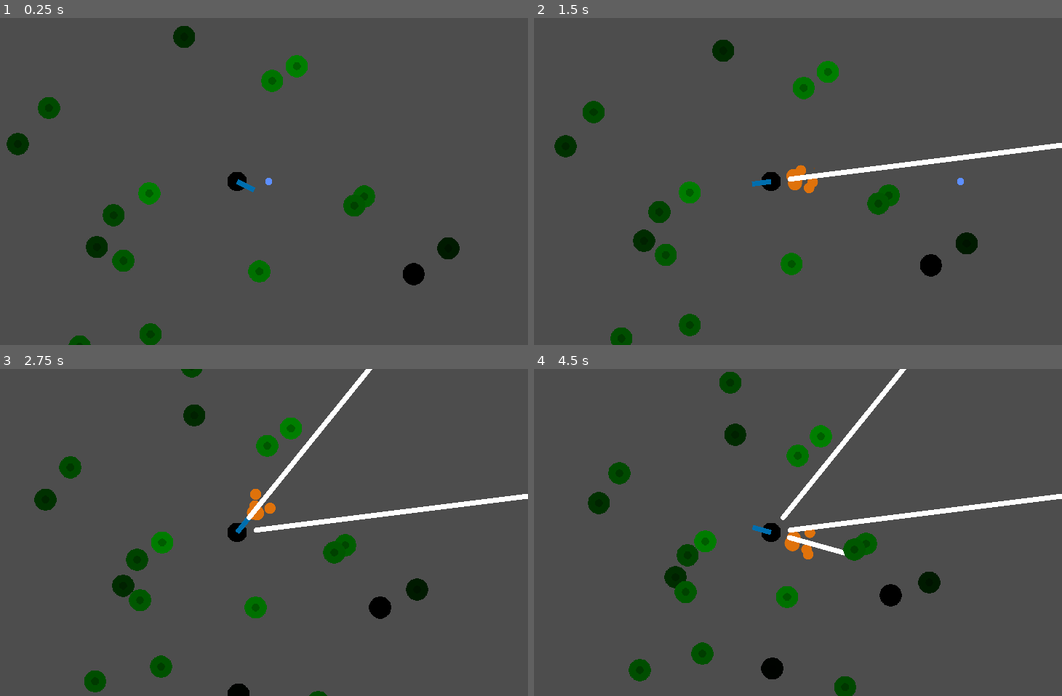
Above: before the commit, frames 1-4 (two rows, left to right).
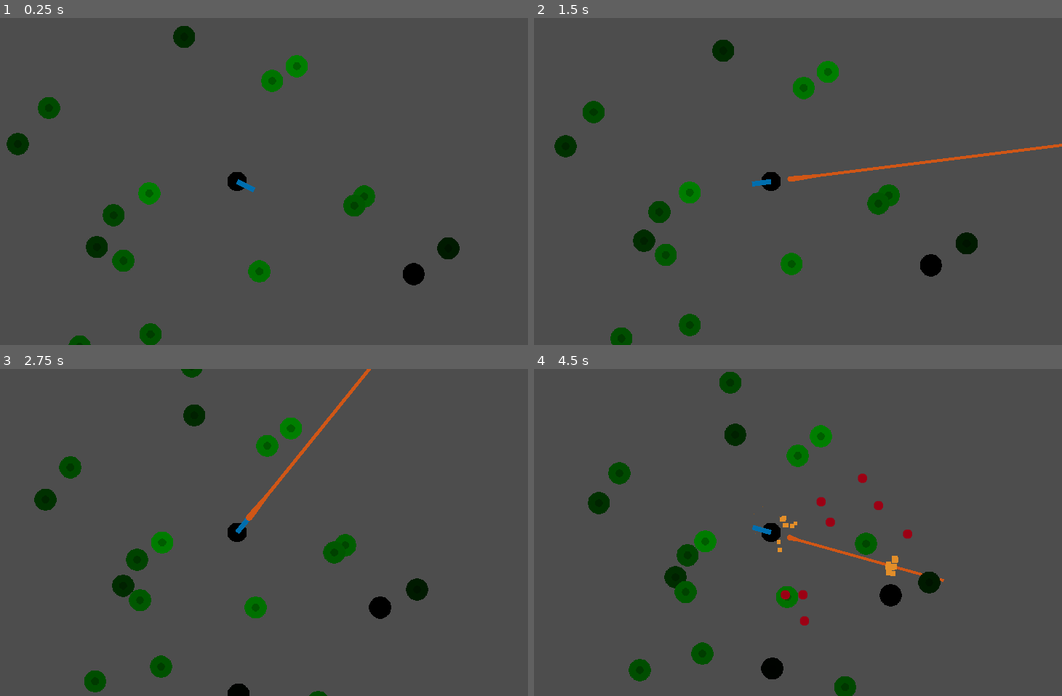
Above: after the commit, the same moments.

Repository: graywes/zombie-game
Game: Godot game, scene res://game.tscn
The game is run twice, just before and just after one commit, with the same random seed, the same clock (stepped at 60 frames per second) and the same inputs.
Inputs (mouse positions are in pixels of both pictures, inside the frame that each line leads up to):
- Up to frame 1 (0.25 s): no input
- Up to frame 2 (1.5 s): move the mouse to (898, 165) at 0.52 s; press the mouse at (898, 165) at 0.53 s; move the mouse to (655, 197) at 1.27 s; release the mouse at (655, 197) at 1.28 s; click (655, 197) at 1.35 s
- Up to frame 3 (2.75 s): move the mouse to (295, 460) at 2.02 s; press the mouse at (295, 460) at 2.03 s
- Up to frame 4 (4.5 s): move the mouse to (739, 597) at 2.77 s; release the mouse at (739, 597) at 2.78 s; click (739, 597) at 2.85 s; move the mouse to (945, 581) at 3.52 s; press the mouse at (945, 581) at 3.53 s; move the mouse to (597, 483) at 4.27 s; release the mouse at (597, 483) at 4.28 s; click (597, 483) at 4.35 s

The runs differ from the first frame. In frame 1, less than 0.1% of the frame differs, in the area x 50-52%, y 48-52%; in frame 2, 1.1%; in frame 3, 1.6%; in frame 4, 2.5%, in the area x 41-100%, y 0-79%.

Commit message:
ray complete

Diff:
--- a/game.tscn
+++ b/game.tscn
@@ -1,10 +1,9 @@
-[gd_scene load_steps=13 format=3 uid="uid://bjhdatq1hyiyd"]
+[gd_scene load_steps=12 format=3 uid="uid://bjhdatq1hyiyd"]
 
 [ext_resource type="Script" path="res://player.gd" id="1_madr5"]
 [ext_resource type="Script" path="res://shoot.gd" id="2_fh18r"]
 [ext_resource type="Script" path="res://cam.gd" id="3_juojs"]
 [ext_resource type="AudioStream" uid="uid://bdf3sr7oi4q01" path="res://powerUp.wav" id="3_wwuyq"]
-[ext_resource type="PackedScene" uid="uid://dy33b3ywj0nj2" path="res://bullet.tscn" id="4_7fa4x"]
 [ext_resource type="PackedScene" uid="uid://ceshkegx4qdjf" path="res://zom.tscn" id="4_unbbl"]
 
 [sub_resource type="Gradient" id="Gradient_ykhhy"]
@@ -100,7 +99,5 @@
 
 [node name="zom" parent="." instance=ExtResource("4_unbbl")]
 
-[node name="bullet" parent="." instance=ExtResource("4_7fa4x")]
-
 [connection signal="body_entered" from="Sprite2D/Area2D" to="Sprite2D" method="_on_area_2d_body_entered"]
 [connection signal="timeout" from="Camera2D/Timer" to="Camera2D" method="_on_timer_timeout"]
--- a/ray.gd
+++ b/ray.gd
@@ -1,15 +1,25 @@
 extends RayCast2D
-
+var shot = preload("res://shot.tscn")
 
 # Called when the node enters the scene tree for the first time.
 func _ready() -> void:
 	force_raycast_update()
 	if is_colliding():
-		get_collider().get_parent().hit(2)
-		$"../Line2D".points[1] = to_local(get_collision_point())
+		get_collider().get_parent().hit(4)
+		$"../Line2D".points[-1] = to_local(get_collision_point())
+		var part = shot.instantiate()
+		part.position = get_collision_point()
+		part.emitting = true
+		part.rotation = global_rotation + deg_to_rad(180)
+		$"../".add_sibling(part)
 	pass # Replace with function body.
 
 
 # Called every frame. 'delta' is the elapsed time since the previous frame.
 func _process(delta: float) -> void:
 	pass
+
+
+func _on_animation_player_animation_finished(anim_name: StringName) -> void:
+	$"..".queue_free()
+	pass # Replace with function body.
--- a/ray.tscn
+++ b/ray.tscn
@@ -1,13 +1,67 @@
-[gd_scene load_steps=2 format=3 uid="uid://cl28nsj11oeda"]
+[gd_scene load_steps=6 format=3 uid="uid://cl28nsj11oeda"]
 
 [ext_resource type="Script" path="res://ray.gd" id="1_4hng2"]
+
+[sub_resource type="Curve" id="Curve_rqpj3"]
+max_value = 2.0
+_data = [Vector2(0, 2), 0.0, 0.0, 0, 0, Vector2(0.077, 1), 0.0, 0.0, 0, 0]
+point_count = 2
+
+[sub_resource type="Animation" id="Animation_1r7so"]
+resource_name = "ray"
+length = 0.3
+tracks/0/type = "value"
+tracks/0/imported = false
+tracks/0/enabled = true
+tracks/0/path = NodePath("../Line2D:width")
+tracks/0/interp = 1
+tracks/0/loop_wrap = true
+tracks/0/keys = {
+"times": PackedFloat32Array(0, 0.3),
+"transitions": PackedFloat32Array(3.13834, 1),
+"update": 0,
+"values": [10.0, 0.0]
+}
+
+[sub_resource type="Animation" id="Animation_7ipxn"]
+length = 0.001
+tracks/0/type = "value"
+tracks/0/imported = false
+tracks/0/enabled = true
+tracks/0/path = NodePath("../Line2D:width")
+tracks/0/interp = 1
+tracks/0/loop_wrap = true
+tracks/0/keys = {
+"times": PackedFloat32Array(0),
+"transitions": PackedFloat32Array(1),
+"update": 0,
+"values": [10.0]
+}
+
+[sub_resource type="AnimationLibrary" id="AnimationLibrary_4bpnl"]
+_data = {
+"RESET": SubResource("Animation_7ipxn"),
+"ray": SubResource("Animation_1r7so")
+}
 
 [node name="Node2D" type="Node2D"]
 
 [node name="RayCast2D" type="RayCast2D" parent="."]
+position = Vector2(-40, 0)
 target_position = Vector2(10000, 0)
 script = ExtResource("1_4hng2")
 
 [node name="Line2D" type="Line2D" parent="."]
-points = PackedVector2Array(0, 0, 1000, 0)
+points = PackedVector2Array(0, 0, 20, 0, 35, 0, 60, 0, 1000, 0)
+width_curve = SubResource("Curve_rqpj3")
+default_color = Color(0.815412, 0.336549, 0.0865223, 1)
 begin_cap_mode = 2
+
+[node name="AnimationPlayer" type="AnimationPlayer" parent="."]
+root_node = NodePath("../Line2D")
+libraries = {
+"": SubResource("AnimationLibrary_4bpnl")
+}
+autoplay = "ray"
+
+[connection signal="animation_finished" from="AnimationPlayer" to="RayCast2D" method="_on_animation_player_animation_finished"]
--- a/shoot.gd
+++ b/shoot.gd
@@ -17,9 +17,9 @@
 		bullet.rotation = rotation
 		bullet.position = Vector2(cos(rotation), sin(rotation)) * 38
 		$AnimationPlayer.stop()
-		var part = shot.instantiate()
-		part.emitting = true
-		$Node2D.add_child(part)
+		#var part = shot.instantiate()
+		#part.emitting = true
+		#$Node2D.add_child(part)
 		$AnimationPlayer.play("shoot")
 		add_sibling(bullet)
 		$Timer.start()
--- a/shot.tscn
+++ b/shot.tscn
@@ -25,34 +25,23 @@
 [sub_resource type="ParticleProcessMaterial" id="ParticleProcessMaterial_ti5fv"]
 particle_flag_disable_z = true
 spread = 14.68
-initial_velocity_min = 200.0
-initial_velocity_max = 350.0
+initial_velocity_min = 350.0
+initial_velocity_max = 450.0
 gravity = Vector3(0, -10, 0)
 damping_max = 10.0
 damping_curve = SubResource("CurveTexture_3mmwa")
-scale_min = 0.5
-scale_max = 0.5
+scale_min = 10.0
+scale_max = 10.0
 scale_curve = SubResource("CurveTexture_micxt")
+color = Color(0.886366, 0.555514, 0.162514, 1)
 color_ramp = SubResource("GradientTexture1D_kj7dp")
-
-[sub_resource type="Gradient" id="Gradient_s23rm"]
-interpolation_mode = 1
-colors = PackedColorArray(0.87451, 0.45098, 0.0431373, 1, 0.87451, 0.45098, 0.0431373, 0)
-
-[sub_resource type="GradientTexture2D" id="GradientTexture2D_uu5n0"]
-gradient = SubResource("Gradient_s23rm")
-fill = 1
-fill_from = Vector2(0.5, 0.5)
-fill_to = Vector2(0.834862, 0.256881)
 
 [node name="GPUParticles2D" type="GPUParticles2D"]
 texture_filter = 2
-position = Vector2(36.6667, 0)
 scale = Vector2(0.7, 0.7)
 emitting = false
-amount = 3
+amount = 10
 process_material = SubResource("ParticleProcessMaterial_ti5fv")
-texture = SubResource("GradientTexture2D_uu5n0")
 lifetime = 0.8
 one_shot = true
 explosiveness = 1.0
Not shown: 1 places in shot.tscn that only renumber resources
